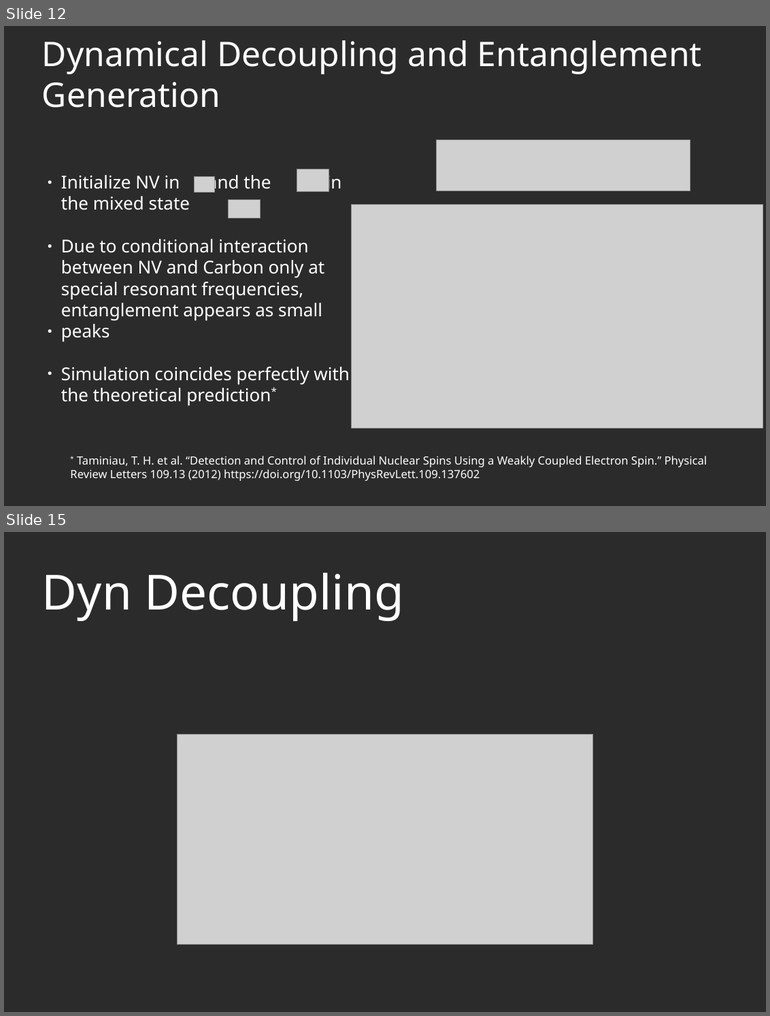
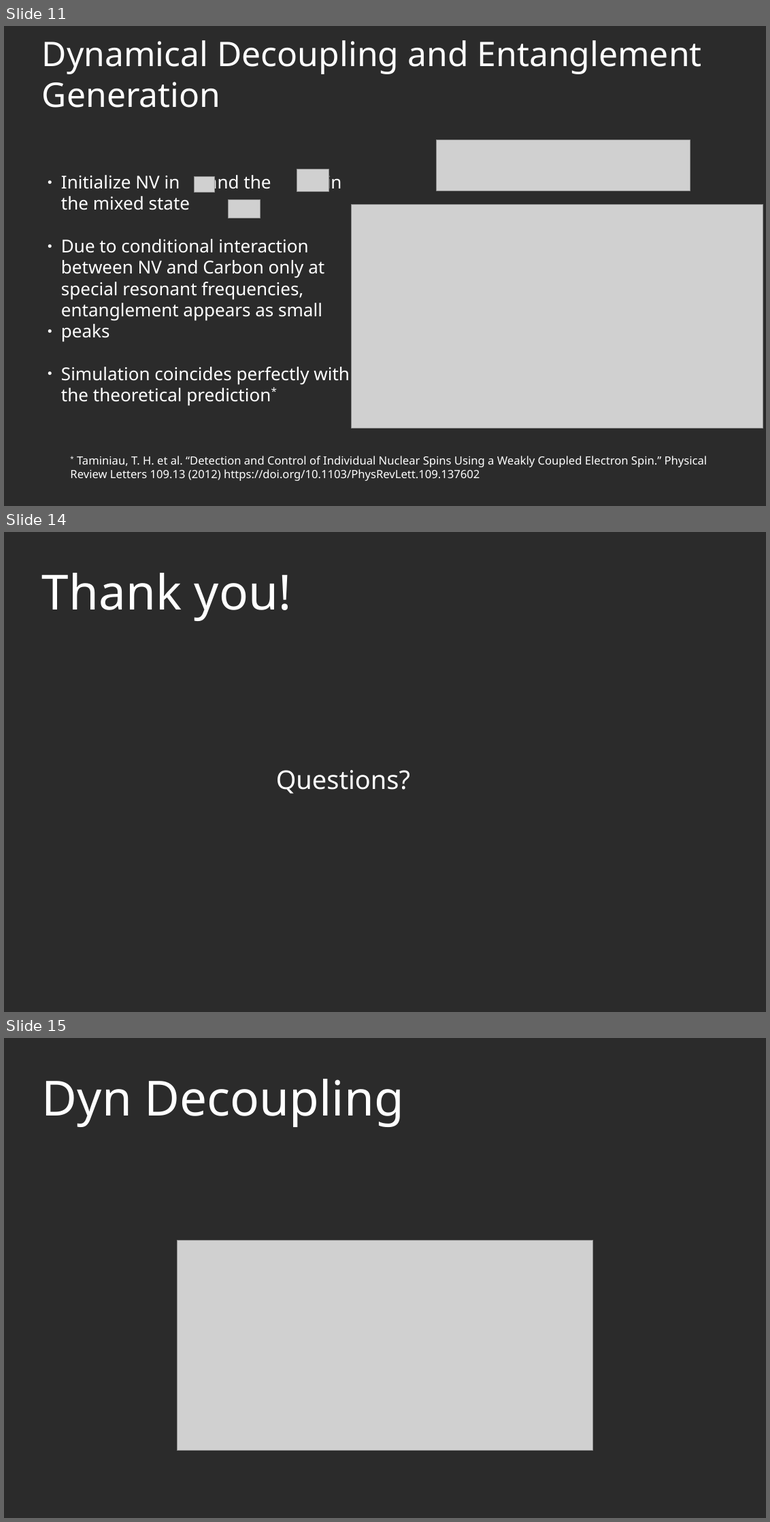
Before and after one commit to AGaliciaMartinez/Final-Project-Computational-Physics, a slide deck: presentation/NV_Carbons_presentation.odp. Shown one above the other, each under a label of ours: slides 12 and 15 before the commit, slides 11, 14 and 15 after it; the slides between them are not shown. The pictures are 770x1016 and 770x1522 pixels, drawn with LibreOffice and Linux fonts; fonts in the diff are those of the drawing; grey boxes stand for pictures; background and template pictures are left out; a plain dark background stands for a picture behind light text. Boxes give left, top, right and bottom in pixels: in the first picture for what was removed or moved away, otherwise in the second. Text is boxed around its words. In the diff, an @@ line names an element or a change of style, - is before the commit and + after.

```diff
--- a/presentation/NV_Carbons_presentation.odp
+++ b/presentation/NV_Carbons_presentation.odp
@@ slide 14 added at (4, 532, 766, 1012), background picture (left out) @@
@@ title added at (42, 573, 291, 621), 60 pt, text #FFFFFF @@
+Thank you!
@@ text added at (276, 770, 410, 794), 32 pt, text #FFFFFF @@
+Questions?
@@ what was slide 12 is now slide 11 @@
```
Also in this commit, not shown: 7 slides changed, 1 other slide added, 2 slides removed, 2 other files.
